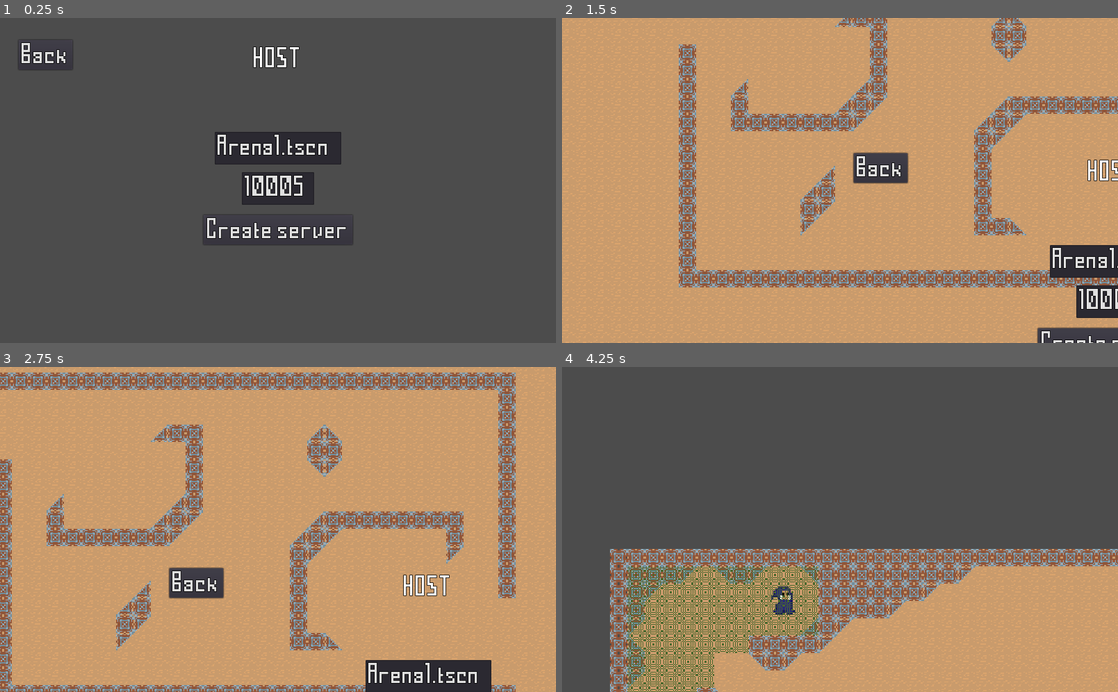
Above: before the commit, frames 1-4 (two rows, left to right).
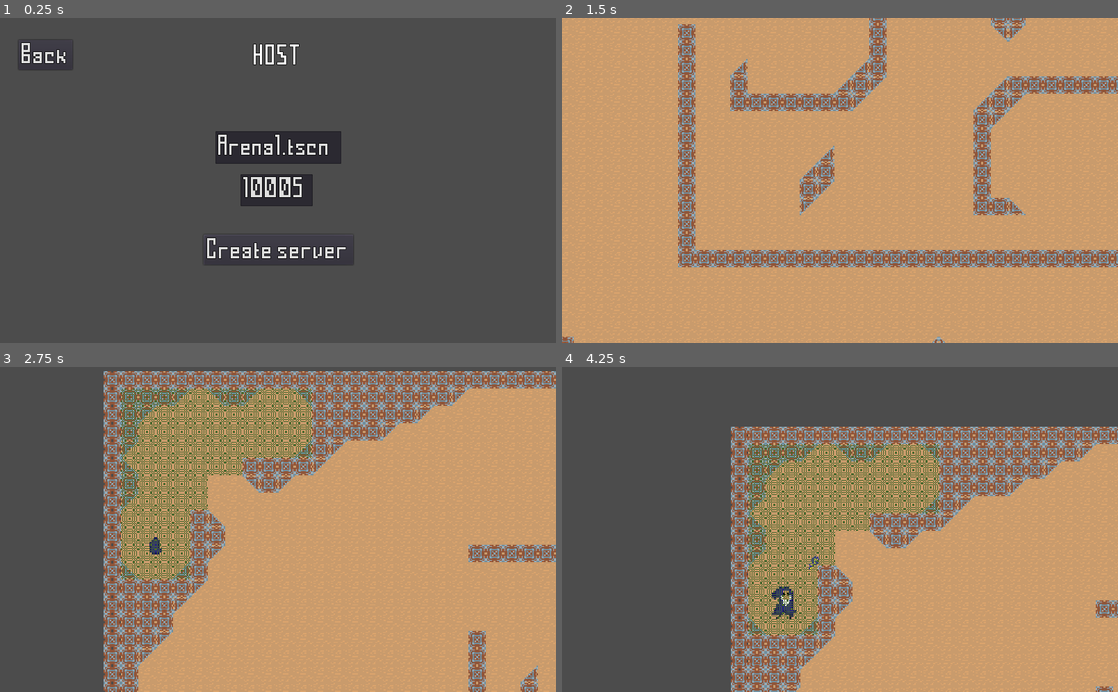
Above: after the commit, the same moments.

Repository: Magorx/olanir-cast
Game: Godot game, scene res://Main.tscn
Two runs of this game, one before a commit and one after it. Both use one fixed random seed, a clock stepped at 60 frames per second and the inputs below.
Inputs (mouse positions are in pixels of both pictures, inside the frame that each line leads up to):
- Up to frame 1 (0.25 s): no input
- Up to frame 2 (1.5 s): click "Back" at 0.5 s; click "Create server" at 1.25 s
- Up to frame 3 (2.75 s): tap Enter at 2 s; move the mouse to (400, 513) at 2.02 s; press the mouse at (400, 513) at 2.03 s; hold D (move_right) from 2.03 s (still down)
- Up to frame 4 (4.25 s): move the mouse to (728, 545) at 2.77 s; release D (move_right) at 2.78 s; release the mouse at (728, 545) at 2.78 s; hold S (move_down) 2.78-3.53 s; click (728, 545) at 2.85 s; move the mouse to (895, 458) at 3.52 s; press the mouse at (895, 458) at 3.53 s; hold D (move_right) from 3.53 s (still down)

The runs differ from the first frame. In frame 1, 2.5% of the frame differs, in the area x 36-64%, y 7-77%; in frame 2, 22%; in frame 3, 51%, in the area x 0-100%, y 0-100%; in frame 4, 46%.

Commit message:
finished menu and hud systems

Diff:
--- a/src/base_scenes/level/Level.gd
+++ b/src/base_scenes/level/Level.gd
@@ -49,3 +49,5 @@
     $Controllers.add_child(controller)
 
     creature.set_state("dead")
+
+    return controller
--- a/src/globals/Game.gd
+++ b/src/globals/Game.gd
@@ -3,7 +3,9 @@
 
 var AVAILABLE_LIGHTNING_Z_INDEX = []
 
-var current_level: Level
+var current_level: Level = null
+var current_controller: Controller = null
+var local_player = null
 
 
 var pk_wizard = preload("res://wizard.tscn")
@@ -60,4 +62,8 @@
     if not current_level:
         printerr("add_local_player is called when there is no loaded level")
 
-    current_level.add_controlled_creature(pk_wizard, team)
+    current_controller = current_level.add_controlled_creature(pk_wizard, team)
+
+
+func get_current_controller() -> Controller:
+    return current_controller
--- a/src/globals/Interface.gd
+++ b/src/globals/Interface.gd
@@ -7,10 +7,12 @@
 
 
 var preloaded = {
-    "main_menu" : preload("res://menus/main_menu/MainMenu.tscn"),
-    "matchmaking" : preload("res://menus/matchmaking/Matchmaking.tscn"),
-    "matchmaking_join" : preload("res://menus/matchmaking_join/MatchmakingJoin.tscn"),
-    "matchmaking_host" : preload("res://menus/matchmaking_host/MatchmakingHost.tscn")
+    "main_menu"                 : preload("res://menus/main_menu/MainMenu.tscn"),
+    "matchmaking"               : preload("res://menus/matchmaking/Matchmaking.tscn"),
+    "matchmaking_join"          : preload("res://menus/matchmaking_join/MatchmakingJoin.tscn"),
+    "matchmaking_host"          : preload("res://menus/matchmaking_host/MatchmakingHost.tscn"),
+
+    "ingame_hud"                : preload("res://menus/ingame_hud/IngameHUD.tscn")
    }
 
 
--- /dev/null
+++ b/src/menus/ingame_hud/IngameHUD.gd
@@ -0,0 +1,31 @@
+extends TemplateMenu
+
+
+func _ready():
+    visible = false
+
+
+func _unhandled_key_input(event):
+    if event.pressed:
+        if event.physical_scancode == KEY_ESCAPE:
+            visible = not visible
+            if visible:
+                hud_on()
+            else:
+                hud_off()
+
+func _on_BackButton_pressed():
+    pass
+
+
+func hud_on():
+    Game.get_current_controller().deactivate()
+
+
+func hud_off():
+    Game.get_current_controller().activate()
+
+
+func _on_ExitButton_pressed():
+    Game.unload_current_level()
+    Interface.switch_to("main_menu")
--- a/src/menus/ingame_hud/IngameHUD.tscn
+++ b/src/menus/ingame_hud/IngameHUD.tscn
@@ -1,8 +1,32 @@
-[gd_scene format=2]
+[gd_scene load_steps=3 format=2]
 
-[node name="IngameHUD" type="Control"]
-anchor_right = 1.0
-anchor_bottom = 1.0
+[ext_resource path="res://menus/template/Template.tscn" type="PackedScene" id=1]
+[ext_resource path="res://menus/ingame_hud/IngameHUD.gd" type="Script" id=2]
+
+[node name="IngameHUD" instance=ExtResource( 1 )]
+
+[node name="Control" parent="." index="0"]
+script = ExtResource( 2 )
+
+[node name="BackButton" parent="Control" index="0"]
+visible = false
+shortcut = null
+
+[node name="TitleLabel" parent="Control" index="1"]
+text = "PAUSE"
+
+[node name="ExitButton" type="Button" parent="Control" index="2"]
+anchor_left = 0.5
+anchor_top = 0.5
+anchor_right = 0.5
+anchor_bottom = 0.5
+margin_left = -42.0
+margin_top = -27.0
+margin_right = 42.0
+margin_bottom = 27.0
+text = "exit"
 __meta__ = {
 "_edit_use_anchors_": false
 }
+
+[connection signal="pressed" from="Control/ExitButton" to="Control" method="_on_ExitButton_pressed"]
--- a/src/menus/main_menu/MainMenu.tscn
+++ b/src/menus/main_menu/MainMenu.tscn
@@ -5,22 +5,24 @@
 [ext_resource path="res://menus/descend_button/DescendButton.tscn" type="PackedScene" id=3]
 
 [node name="MainMenu" instance=ExtResource( 1 )]
+
+[node name="Control" parent="." index="0"]
 script = ExtResource( 2 )
 
-[node name="BackButton" parent="." index="0"]
+[node name="BackButton" parent="Control" index="0"]
 visible = false
 
-[node name="TitleLabel" parent="." index="1"]
+[node name="TitleLabel" parent="Control" index="1"]
 text = "olanir cast"
 
-[node name="MatchmakingButton2" parent="." index="2" instance=ExtResource( 3 )]
+[node name="MatchmakingButton2" parent="Control" index="2" instance=ExtResource( 3 )]
 anchor_left = 0.5
 anchor_top = 0.5
 anchor_right = 0.5
 anchor_bottom = 0.5
 margin_left = -121.0
-margin_top = -27.0
+margin_top = -25.0
 margin_right = 121.0
-margin_bottom = 27.0
+margin_bottom = 29.0
 text = "Matchmaking"
 menu_name = "matchmaking"
--- a/src/menus/matchmaking/Matchmaking.tscn
+++ b/src/menus/matchmaking/Matchmaking.tscn
@@ -5,32 +5,33 @@
 [ext_resource path="res://menus/descend_button/DescendButton.tscn" type="PackedScene" id=3]
 
 [node name="Matchmaking" instance=ExtResource( 1 )]
-rect_pivot_offset = Vector2( -214, -42 )
+
+[node name="Control" parent="." index="0"]
 script = ExtResource( 2 )
 
-[node name="TitleLabel" parent="." index="1"]
+[node name="TitleLabel" parent="Control" index="1"]
 text = "matchmaking"
 
-[node name="JoinDescendButton" parent="." index="2" instance=ExtResource( 3 )]
+[node name="JoinDescendButton" parent="Control" index="2" instance=ExtResource( 3 )]
 anchor_left = 0.5
 anchor_top = 0.5
 anchor_right = 0.5
 anchor_bottom = 0.5
-margin_left = -44.0
+margin_left = -43.0
 margin_top = -27.0
-margin_right = 44.0
+margin_right = 45.0
 margin_bottom = 27.0
 text = "Join"
 menu_name = "matchmaking_join"
 
-[node name="HostDescendButton2" parent="." index="3" instance=ExtResource( 3 )]
+[node name="HostDescendButton2" parent="Control" index="3" instance=ExtResource( 3 )]
 anchor_left = 0.5
 anchor_top = 0.5
 anchor_right = 0.5
 anchor_bottom = 0.5
-margin_left = -46.0
-margin_top = 50.0
-margin_right = 46.0
-margin_bottom = 27.0
+margin_left = -48.0
+margin_top = 47.0
+margin_right = 44.0
+margin_bottom = 101.0
 text = "Host"
 menu_name = "matchmaking_host"
--- a/src/menus/matchmaking_host/MatchmakingHost.gd
+++ b/src/menus/matchmaking_host/MatchmakingHost.gd
@@ -14,3 +14,5 @@
 
     Game.load_level(pk_level)
     Game.add_local_player()
+
+    Interface.switch_to("ingame_hud")
--- a/src/menus/matchmaking_host/MatchmakingHost.tscn
+++ b/src/menus/matchmaking_host/MatchmakingHost.tscn
@@ -5,20 +5,22 @@
 [ext_resource path="res://menus/matchmaking_host/MatchmakingHost.gd" type="Script" id=3]
 
 [node name="MatchmakingHost" instance=ExtResource( 1 )]
+
+[node name="Control" parent="." index="0"]
 script = ExtResource( 3 )
 
-[node name="TitleLabel" parent="." index="1"]
+[node name="TitleLabel" parent="Control" index="1"]
 text = "host"
 
-[node name="CreateServerButton" type="Button" parent="." index="2"]
+[node name="CreateServerButton" type="Button" parent="Control" index="2"]
 anchor_left = 0.5
 anchor_top = 0.712
 anchor_right = 0.5
 anchor_bottom = 0.712
-margin_left = -138.0
-margin_top = -64.2
-margin_right = 138.0
-margin_bottom = -10.2
+margin_left = -137.0
+margin_top = -27.2
+margin_right = 139.0
+margin_bottom = 26.8
 grow_horizontal = 2
 focus_mode = 0
 shortcut_in_tooltip = false
@@ -29,15 +31,15 @@
 "_edit_use_anchors_": false
 }
 
-[node name="PortLineEdit" type="LineEdit" parent="." index="3"]
+[node name="PortLineEdit" type="LineEdit" parent="Control" index="3"]
 anchor_left = 0.5
 anchor_top = 0.523
 anchor_right = 0.5
 anchor_bottom = 0.523
-margin_left = -66.0
-margin_top = -28.8
-margin_right = 66.0
-margin_bottom = 29.2
+margin_left = -68.0
+margin_top = -25.8
+margin_right = 64.0
+margin_bottom = 32.2
 grow_horizontal = 2
 text = "10005"
 max_length = 10
@@ -46,15 +48,15 @@
 "_edit_use_anchors_": false
 }
 
-[node name="LevelNameLineEdit" type="LineEdit" parent="." index="4"]
+[node name="LevelNameLineEdit" type="LineEdit" parent="Control" index="4"]
 anchor_left = 0.5
 anchor_top = 0.398
 anchor_right = 0.5
 anchor_bottom = 0.398
-margin_left = -116.0
-margin_top = -28.8
-margin_right = 116.0
-margin_bottom = 29.2
+margin_left = -115.0
+margin_top = -29.8
+margin_right = 117.0
+margin_bottom = 28.2
 grow_horizontal = 2
 text = "Arena1.tscn"
 max_length = 16
@@ -64,4 +66,4 @@
 "_edit_use_anchors_": false
 }
 
-[connection signal="pressed" from="CreateServerButton" to="." method="_on_CreateServerButton_pressed"]
+[connection signal="pressed" from="Control/CreateServerButton" to="Control" method="_on_CreateServerButton_pressed"]
--- a/src/menus/matchmaking_join/MatchmakingJoin.tscn
+++ b/src/menus/matchmaking_join/MatchmakingJoin.tscn
@@ -5,28 +5,18 @@
 
 [node name="MatchmakingJoin" instance=ExtResource( 1 )]
 
-[node name="BackButton" parent="." index="0"]
-anchor_left = 0.082
-anchor_top = 0.112
-anchor_right = 0.082
-anchor_bottom = 0.112
-margin_left = -49.968
-margin_top = -27.2
-margin_right = 50.032
-margin_bottom = 22.8
-
-[node name="TitleLabel" parent="." index="1"]
+[node name="TitleLabel" parent="Control" index="1"]
 text = "join"
 
-[node name="IpLineEdit" type="LineEdit" parent="." index="2"]
+[node name="IpLineEdit" type="LineEdit" parent="Control" index="2"]
 anchor_left = 0.5
 anchor_top = 0.398
 anchor_right = 0.5
 anchor_bottom = 0.398
 margin_left = -108.0
-margin_top = -28.8
+margin_top = -27.8
 margin_right = 108.0
-margin_bottom = 29.2
+margin_bottom = 30.2
 grow_horizontal = 2
 text = "192.168.0.0"
 max_length = 16
@@ -36,15 +26,15 @@
 "_edit_use_anchors_": false
 }
 
-[node name="PortLineEdit" type="LineEdit" parent="." index="3"]
+[node name="PortLineEdit" type="LineEdit" parent="Control" index="3"]
 anchor_left = 0.5
 anchor_top = 0.523
 anchor_right = 0.5
 anchor_bottom = 0.523
-margin_left = -66.0
-margin_top = -28.8
-margin_right = 66.0
-margin_bottom = 15.2
+margin_left = -68.0
+margin_top = -24.8
+margin_right = 64.0
+margin_bottom = 33.2
 grow_horizontal = 2
 text = "10005"
 max_length = 10
@@ -53,15 +43,15 @@
 "_edit_use_anchors_": false
 }
 
-[node name="ConnectButton" type="Button" parent="." index="4"]
+[node name="ConnectButton" type="Button" parent="Control" index="4"]
 anchor_left = 0.5
 anchor_top = 0.712
 anchor_right = 0.5
 anchor_bottom = 0.712
-margin_left = -79.0
-margin_top = -65.2
-margin_right = 79.0
-margin_bottom = -11.2
+margin_left = -80.0
+margin_top = -24.2
+margin_right = 78.0
+margin_bottom = 29.8
 focus_mode = 0
 shortcut_in_tooltip = false
 enabled_focus_mode = 0
--- a/src/menus/template/Template.gd
+++ /dev/null
@@ -1,23 +0,0 @@
-extends Control
-
-
-class_name TemplateMenu
-
-
-# Declare member variables here. Examples:
-# var a = 2
-# var b = "text"
-
-
-# Called when the node enters the scene tree for the first time.
-func _ready():
-    pass # Replace with function body.
-
-
-# Called every frame. 'delta' is the elapsed time since the previous frame.
-#func _process(delta):
-#    pass
-
-
-func _on_BackButton_pressed():
-    Interface.ascend()
--- a/src/menus/template/Template.tscn
+++ b/src/menus/template/Template.tscn
@@ -1,7 +1,7 @@
 [gd_scene load_steps=5 format=2]
 
 [ext_resource path="res://resources/theme/menu.tres" type="Theme" id=1]
-[ext_resource path="res://menus/template/Template.gd" type="Script" id=2]
+[ext_resource path="res://menus/template/TemplateControl.gd" type="Script" id=3]
 
 [sub_resource type="InputEventAction" id=1]
 action = "interface_back"
@@ -9,16 +9,18 @@
 [sub_resource type="ShortCut" id=2]
 shortcut = SubResource( 1 )
 
-[node name="Template" type="Control"]
+[node name="Template" type="CanvasLayer"]
+
+[node name="Control" type="Control" parent="."]
 anchor_right = 1.0
 anchor_bottom = 1.0
 theme = ExtResource( 1 )
-script = ExtResource( 2 )
+script = ExtResource( 3 )
 __meta__ = {
 "_edit_use_anchors_": false
 }
 
-[node name="BackButton" type="Button" parent="."]
+[node name="BackButton" type="Button" parent="Control"]
 margin_left = 34.0
 margin_top = 40.0
 margin_right = 134.0
@@ -32,11 +34,11 @@
 "_edit_use_anchors_": false
 }
 
-[node name="TitleLabel" type="Label" parent="."]
+[node name="TitleLabel" type="Label" parent="Control"]
 anchor_left = 0.5
 anchor_right = 0.5
 margin_left = -100.0
-margin_top = 50.0
+margin_top = 45.0
 margin_right = 100.0
 margin_bottom = 48.0
 grow_horizontal = 2
@@ -47,4 +49,4 @@
 "_edit_use_anchors_": false
 }
 
-[connection signal="pressed" from="BackButton" to="." method="_on_BackButton_pressed"]
+[connection signal="pressed" from="Control/BackButton" to="Control" method="_on_BackButton_pressed"]
--- /dev/null
+++ b/src/menus/template/TemplateControl.gd
@@ -0,0 +1,8 @@
+extends Control
+
+
+class_name TemplateMenu
+
+
+func _on_BackButton_pressed():
+    Interface.ascend()
--- a/src/project.godot
+++ b/src/project.godot
@@ -14,6 +14,11 @@
 "language": "GDScript",
 "path": "res://magic/spell_form/area_effect/AreaEffect.gd"
 }, {
+"base": "Node2D",
+"class": "Controller",
+"language": "GDScript",
+"path": "res://utils/controller/Controller.gd"
+}, {
 "base": "Unit",
 "class": "Creature",
 "language": "GDScript",
@@ -117,7 +122,7 @@
 "base": "Control",
 "class": "TemplateMenu",
 "language": "GDScript",
-"path": "res://menus/template/Template.gd"
+"path": "res://menus/template/TemplateControl.gd"
 }, {
 "base": "KinematicBody2D",
 "class": "Unit",
@@ -131,6 +136,7 @@
 } ]
 _global_script_class_icons={
 "AreaEffect": "",
+"Controller": "",
 "Creature": "",
 "CreatureStateDead": "",
 "CreatureStateDying": "",
--- a/src/utils/controller/Controller.gd
+++ b/src/utils/controller/Controller.gd
@@ -1,7 +1,12 @@
 extends Node2D
 
 
+class_name Controller
+
+
 var controlled: Unit
+
+var active: bool = true
 
 # Called when the node enters the scene tree for the first time.
 func _ready():
@@ -9,13 +14,27 @@
 
 
 func _process(delta):
+    if not active:
+        return
+
     $Camera2D.magnitize_camera(controlled, delta)
 
 
 func _physics_process(_delta):
+    if not active:
+        return
+
     if (controlled):
         controlled.process_input()
 
 
 func set_controlled(unit: Unit):
     controlled = unit
+
+
+func activate():
+    active = true
+
+
+func deactivate():
+    active = false
